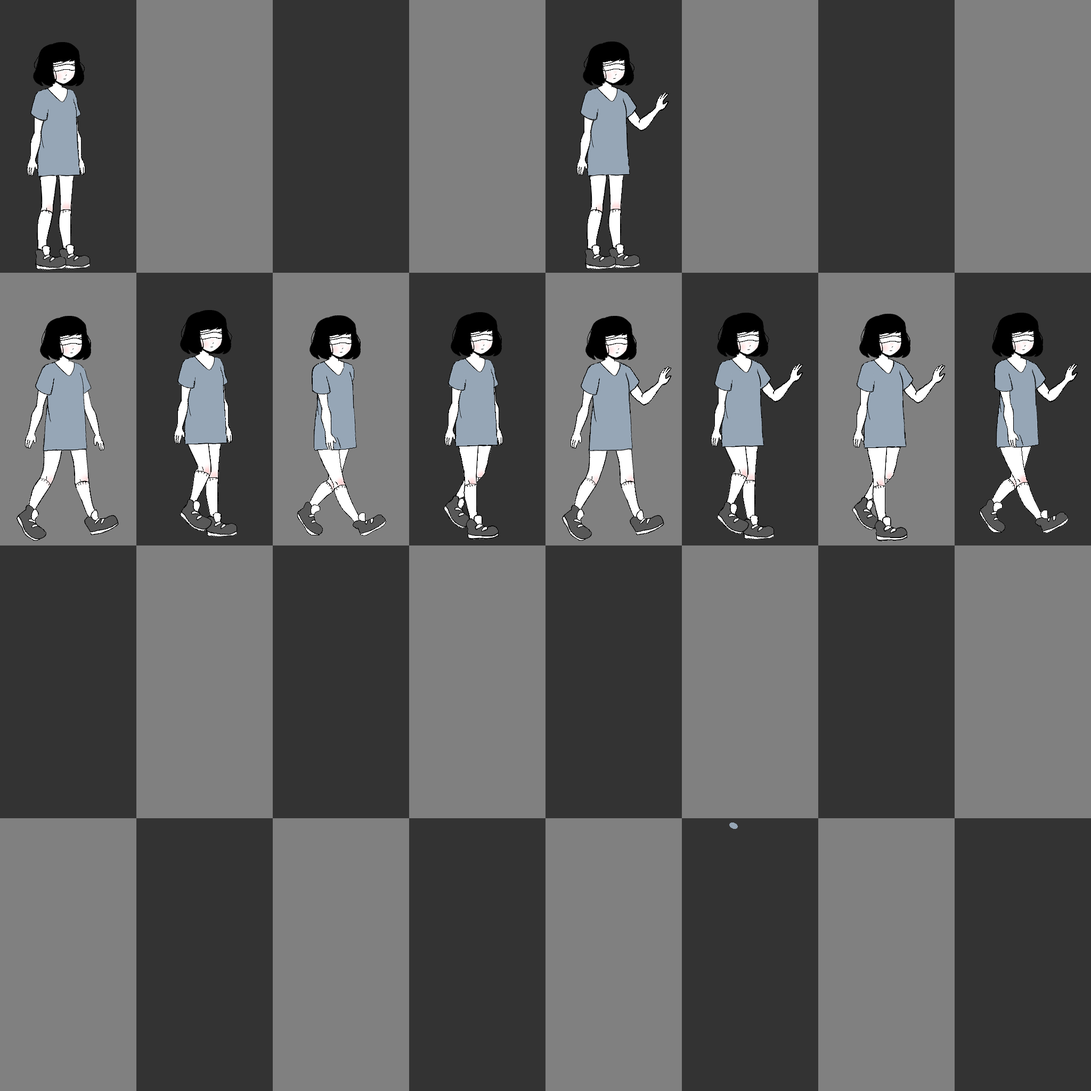
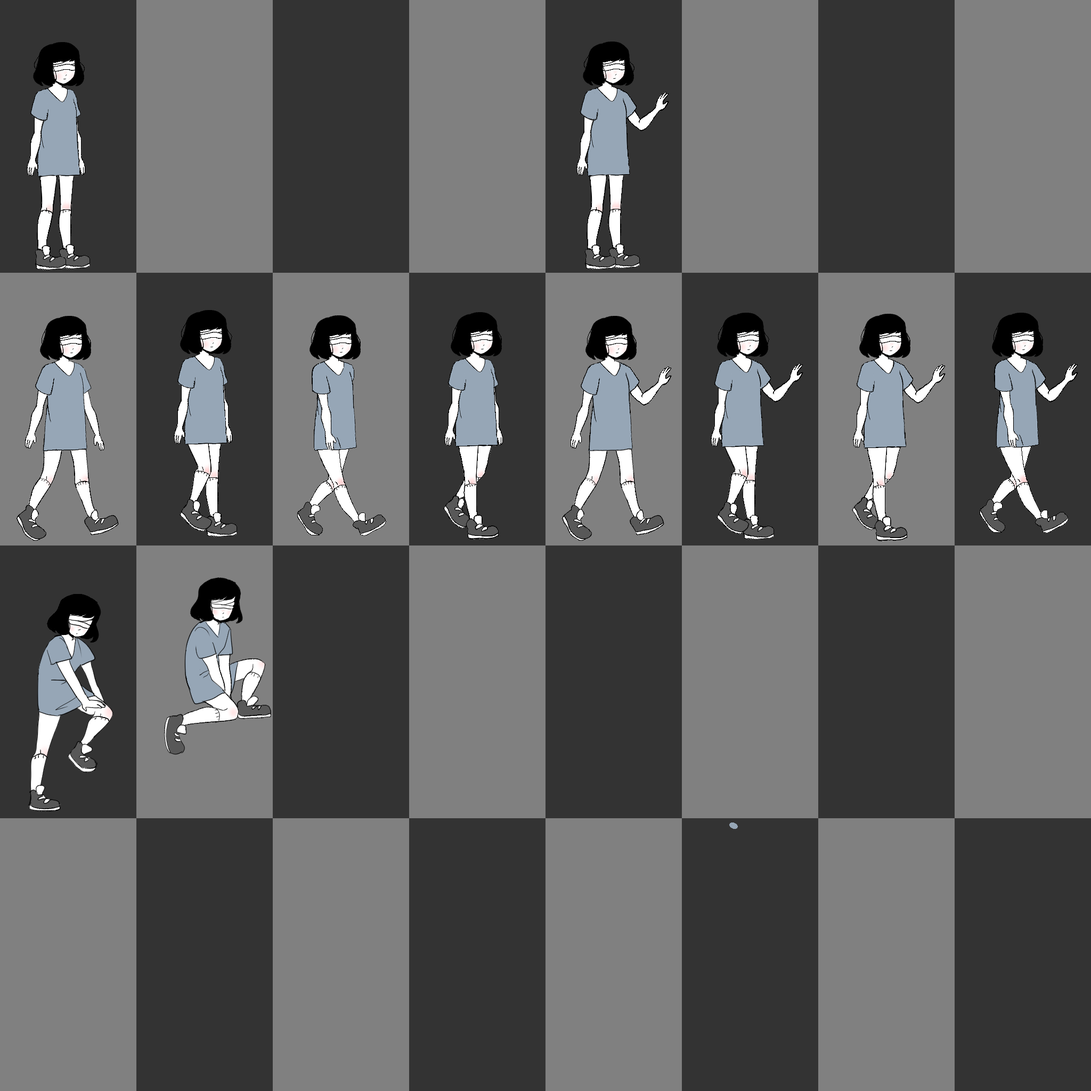
Comparing the layer stacks of the two 1091px x 1091px images. Changes:
added layer "Layer 8 Copy" above "Layer 9 Copy" over [28, 594, 114, 812]
added layer "Layer 9 Copy" above "idle1 Copy 2" over [163, 577, 272, 756]
